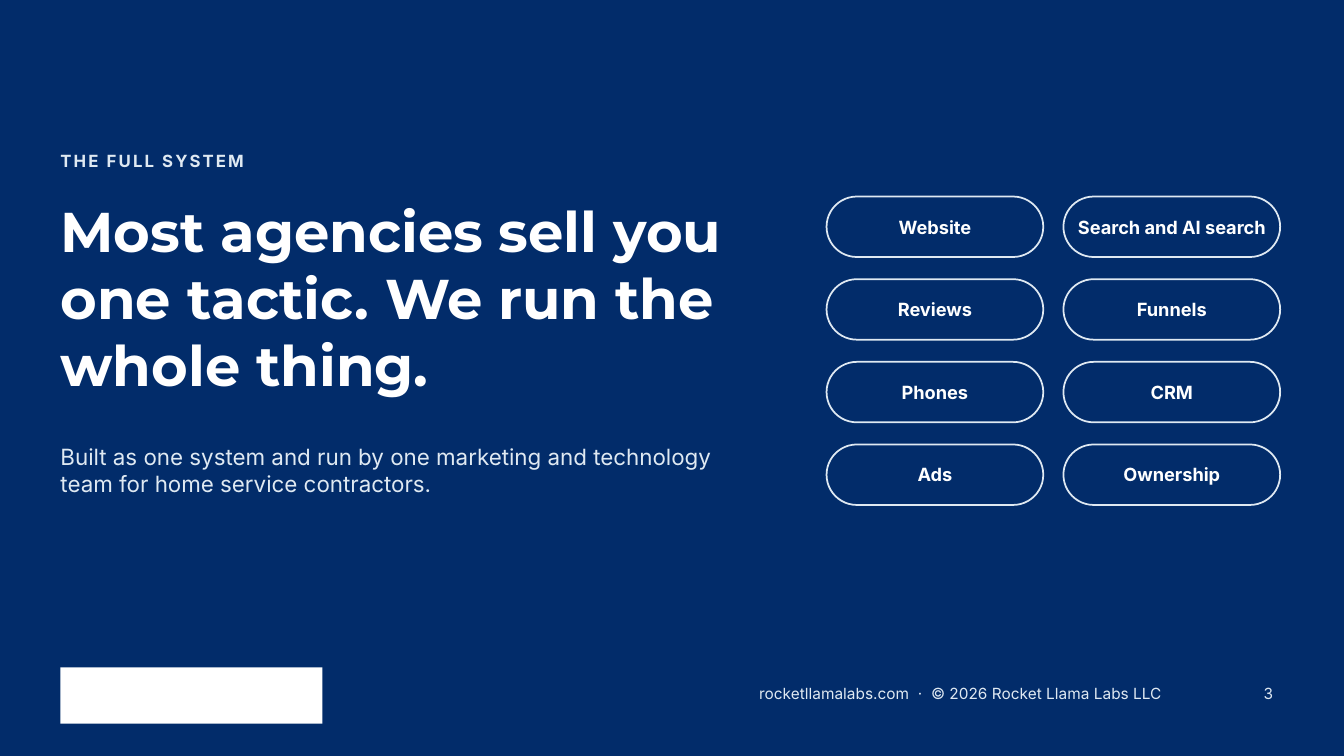
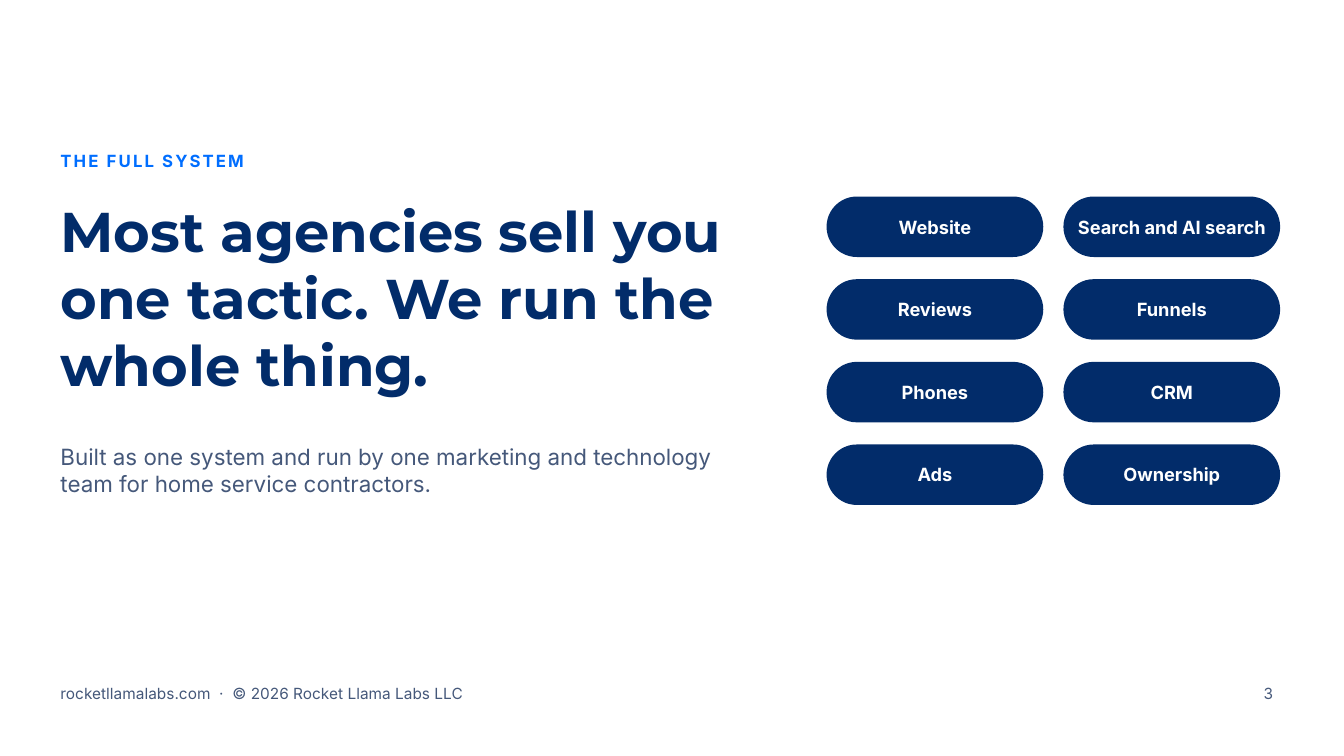
Before and after one commit to RocketLlamaLabs/rocketllama-website, a slide deck: slide 3 of public/slides/v1/rocket-llama-labs-sales-presentation-v1.pptx. Drawn at 1344x756 pixels with LibreOffice and Linux fonts; fonts in the diff are those of the drawing; background and template pictures are left out. Boxes give left, top, right and bottom in pixels: in the first picture for what was removed or moved away, otherwise in the second. Text is boxed around its words. In the diff, an @@ line names an element or a change of style, - is before the commit and + after.

```diff
--- a/public/slides/v1/rocket-llama-labs-sales-presentation-v1.pptx
+++ b/public/slides/v1/rocket-llama-labs-sales-presentation-v1.pptx
@@ background #022C6A to #FFFFFF @@
@@ text "THE FULL SYSTEM" at [60,154,244,167]: text colour #DFE9F2 to #006EFF @@
@@ title "Most agencies sell you one ..." at [60,208,721,398]: text colour #FFFFFF to #022C6A @@
@@ text "Built as one system and ..." at [60,448,711,493]: text colour #DFE9F2 to #45587A @@
@@ outline #DFE9F2 1.25 pt to none in 8 elements at [827,197,1044,257], [1064,197,1280,257], [827,279,1044,340], [1064,279,1280,340], [827,362,1044,422], [1064,362,1280,422], [827,445,1044,505], [1064,445,1280,505] @@
@@ text "rocketllamalabs.com · © 2026 Rocket ...": place and size @@
-text "rocketllamalabs.com · © 2026 Rocket ..." at [759,687,1161,699]
+text "rocketllamalabs.com · © 2026 Rocket ..." at [60,687,462,699]
@@ text "rocketllamalabs.com · © 2026 Rocket ..." at [60,687,462,699]: text colour #DFE9F2 to #45587A; alignment right to left @@
@@ rectangle removed at [60,667,323,724] @@
@@ page number at [1264,687,1273,699]: text colour #DFE9F2 to #45587A @@
```
Also in this commit, not shown: 11 other slides changed, 14 other files.
